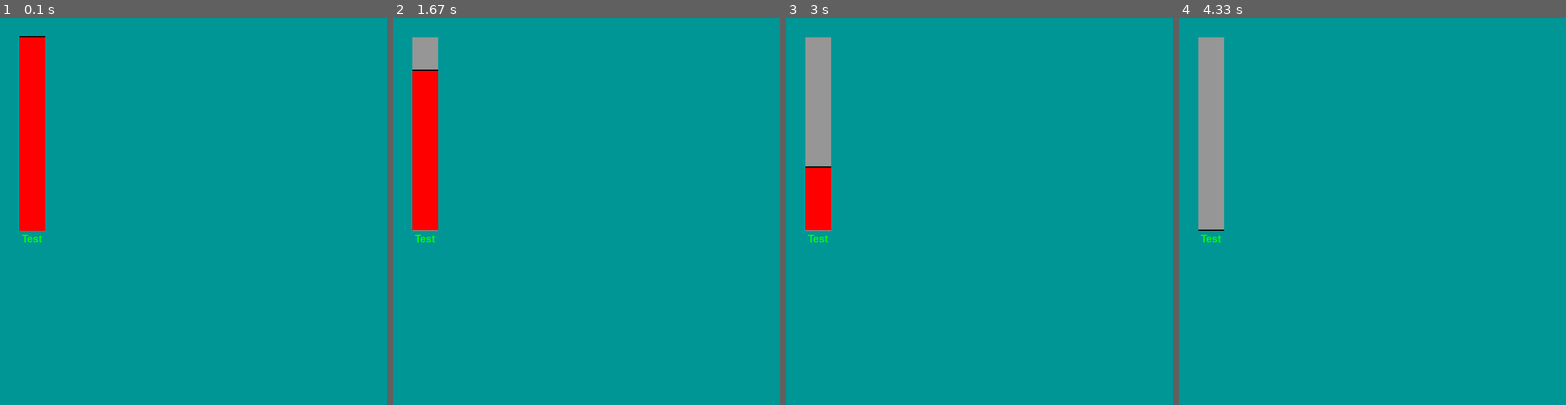
Above: before the commit, frames 1-4 (left to right).
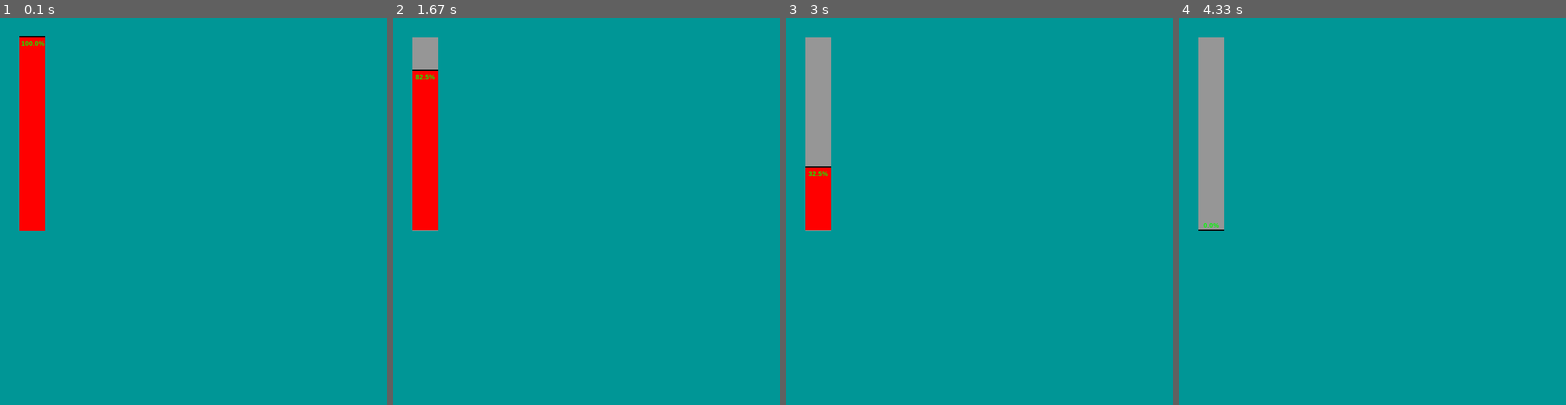
Above: after the commit, the same moments.

Repository: reimerrigtering/PygameCustomLibrary
Game: pygame game, started from PygameCustomLibrary/tests.py
Same seed, same stepped clock (60 frames per second), same inputs: the game is played once before the commit and once after it.
Inputs:
- Up to frame 1 (0.1 s): no input
- Up to frame 2 (1.67 s): tap - at 0.33, 1, 1.4 s; tap = at 0.67 s
- Up to frame 3 (3 s): tap - at 1.7, 1.9, 2.23, 2.53, 2.73 s
- Up to frame 4 (4.33 s): tap - at 3.03, 3.3, 3.63, 3.93 s

The runs differ from the first frame. In frame 1, 0.1% of the frame differs, in the area x 5-12%, y 6-58%; in frame 2, less than 0.1%; in frame 3, less than 0.1%; in frame 4, less than 0.1%.

Commit message:
added functionality for inside bar text for vertical bars

Diff:
--- a/PygameCustomLibrary/main.py
+++ b/PygameCustomLibrary/main.py
@@ -561,7 +561,7 @@
                  animationSpeed: float = 1.0, txt: str = '', txtColor: tuple[int, int, int] = (0, 0, 0),
                  font: str = 'helvetica', fontSize: int = None, txtBold: bool = False, txtItalic: bool = False,
                  topTxtGap: int = None, sideTxtGap: int = None, alignTxt: str = Direction.TOP,
-                 alignTxtToBar: bool = False):
+                 alignTxtToBar: bool = False, updateTxtWithRender: bool = False):
 
         self.totalVolume = totalVolume
         self.currentVolume = self.realBarVolume = currentVolume
@@ -577,6 +577,7 @@
         self.txtBold = txtBold
         self.txtItalic = txtItalic
         self.alignTxtToBar = alignTxtToBar
+        self.updateTextWithRender = updateTxtWithRender
 
         if topTxtGap is None:
             self.topTxtGap = 3
@@ -666,15 +667,15 @@
     def set_meter_percent(self, percentage: float = 0.0):
         self.currentVolume = self.realBarVolume = self.totalVolume * percentage / 100
 
-    def get_meter_percent(self, value=None, realVolume: bool = False):
+    def get_meter_percent(self, value=None, realVolume: bool = False, decimals: int = 1):
         if value is None:
             if not realVolume:
                 value = self.currentVolume
             else:
                 value = self.realBarVolume
-        percent = value / self.totalVolume * 100
+        percent = round(value / self.totalVolume * 100, decimals)
         if percent < 0:
-            percent = 0
+            percent = 0.0
         return percent
 
     def get_value_from_percent(self, percent):
@@ -710,6 +711,9 @@
             self.currentVolume += value
 
     def render_bar_txt(self, display):
+        if self.updateTextWithRender:
+            self.update_bar_txt()
+
         if self.alignTxtToBar:
             percent = self.get_meter_percent()
             if self.fillFromSide == Direction.BOTTOM:
@@ -726,27 +730,35 @@
         if self.alignTxt == Direction.LEFT:
             txtXPos = bar.x - self.sideTxtGap - self.barText.get_width()
             txtYPos = bar.y + (bar.height - self.barText.get_height()) // 2
+
         elif self.alignTxt == Direction.I_LEFT:
             txtXPos = bar.x + self.sideTxtGap
             txtYPos = bar.y + (bar.height - self.barText.get_height()) // 2
+
         elif self.alignTxt == Direction.CENTER:
             txtXPos = bar.x + (bar.width - self.barText.get_width()) // 2
             txtYPos = bar.y + (bar.height - self.barText.get_height()) // 2
+
         elif self.alignTxt == Direction.RIGHT:
             txtXPos = bar.x + bar.width + self.sideTxtGap
             txtYPos = bar.y + (bar.height - self.barText.get_height()) // 2
+
         elif self.alignTxt == Direction.I_RIGHT:
             txtXPos = bar.x + bar.width - self.sideTxtGap - self.barText.get_width()
             txtYPos = bar.y + (bar.height - self.barText.get_height()) // 2
+
         elif self.alignTxt == Direction.TOP:
             txtXPos = bar.x + (bar.width - self.barText.get_width()) // 2
             txtYPos = bar.y - self.sideTxtGap - self.barText.get_height()
+
         elif self.alignTxt == Direction.I_TOP:
             txtXPos = bar.x + (bar.width - self.barText.get_width()) // 2
             txtYPos = bar.y + self.sideTxtGap
+
         elif self.alignTxt == Direction.BOTTOM:
             txtXPos = bar.x + (bar.width - self.barText.get_width()) // 2
             txtYPos = bar.y + bar.height + self.sideTxtGap
+
         else:
             txtXPos = bar.x + (bar.width - self.barText.get_width()) // 2
             txtYPos = bar.y + bar.height - self.sideTxtGap - self.barText.get_height()
@@ -769,10 +781,15 @@
             elif txtXPos > display.get_width():
                 txtXPos = display.get_width() - self.sideTxtGap - self.barText.get_width()
 
-        if txtYPos < self.topTxtGap:
-            txtYPos = self.topTxtGap
-        elif txtYPos > display.get_height():
-            txtYPos = display.get_height() - self.topTxtGap - self.barText.get_height()
+        if self.alignTxtToBar:
+            if txtYPos > bar.y + bar.height - self.topTxtGap - self.barText.get_height() and \
+                    (self.alignTxt == Direction.I_TOP or self.alignTxt == Direction.BOTTOM):
+                txtYPos = bar.y + bar.height - self.topTxtGap - self.barText.get_height()
+        else:
+            if txtYPos < self.topTxtGap:
+                txtYPos = self.topTxtGap
+            elif txtYPos > display.get_height():
+                txtYPos = display.get_height() - self.topTxtGap - self.barText.get_height()
 
         display.blit(self.barText, (txtXPos, txtYPos))
 
@@ -848,7 +865,7 @@
         numBoardWidth = len(str(self.width))
         try:
             self.board.sort(key=lambda a: int(str(a.y) + str(a.x).zfill(numBoardWidth)))
-        finally:
+        except AttributeError:
             pass
 
     # FINISH BOARD.TILE class
--- a/PygameCustomLibrary/tests.py
+++ b/PygameCustomLibrary/tests.py
@@ -6,13 +6,14 @@
 
 
 testBar = Bar((30, 30, 40, 300), 100, 100, barColor=(255, 0, 0), barBG=(150, 150, 150),
-              barLevelMeter=True, txt='Test', txtColor=(0, 255, 0), txtBold=True, alignTxt=Direction.BOTTOM,
-              fillFromSide=Direction.BOTTOM)
+              barLevelMeter=True, txtColor=(0, 255, 0), txtBold=True, alignTxt=Direction.I_TOP,
+              fillFromSide=Direction.BOTTOM, alignTxtToBar=True, updateTxtWithRender=True)
 
 
 def update_window():
     WIN.fill((0, 150, 150))
 
+    testBar.txt = f"{testBar.get_meter_percent()}%"
     testBar.render(WIN)
 
     Bar.update_cls_list()
